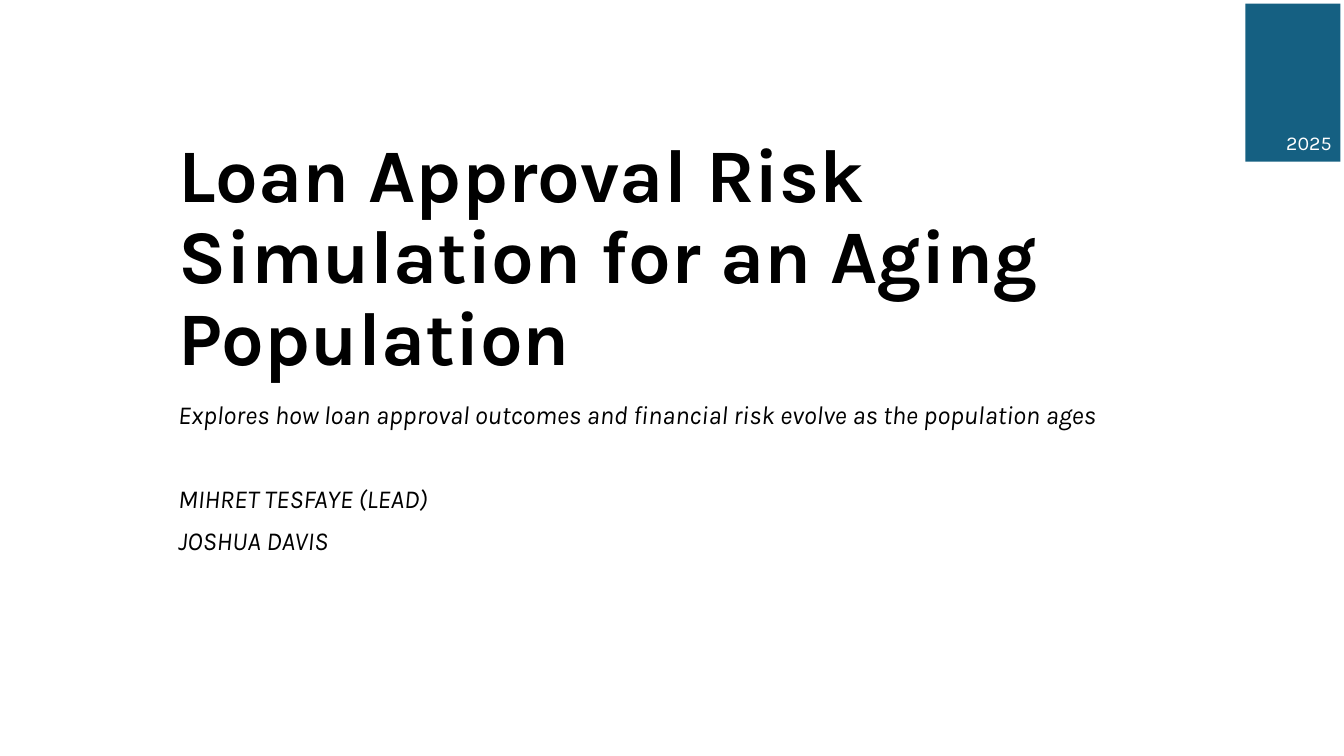
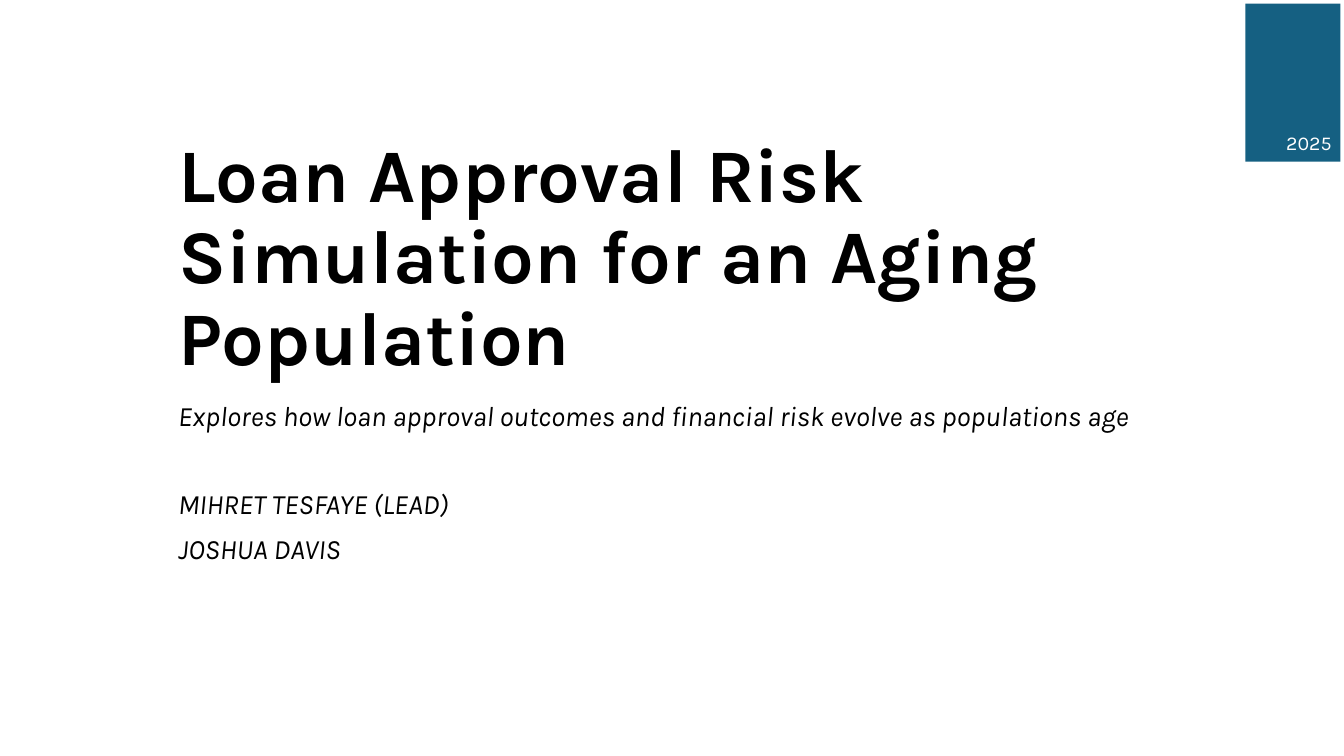
Before and after one commit to ijoshdavis/KSU-STAT-7100_MCSP, a slide deck: slide 1 of deliverables/Week 8 - Presentation.pptx. Drawn at 1344x756 pixels with LibreOffice and Linux fonts; fonts in the diff are those of the drawing. Boxes give left, top, right and bottom in pixels: in the first picture for what was removed or moved away, otherwise in the second. Text is boxed around its words. In the diff, an @@ line names an element or a change of style, - is before the commit and + after.

```diff
--- a/deliverables/Week 8 - Presentation.pptx
+++ b/deliverables/Week 8 - Presentation.pptx
@@ subtitle at box(178, 406, 1128, 433): text changed; size 18.5 to 20 pt @@
-Explores how loan approval outcomes and financial risk evolve as the population ages
+Explores how loan approval outcomes and financial risk evolve as populations age
@@ subtitle at box(178, 493, 448, 560): size 18.5 to 20 pt in "MIHRET TESFAYE (LEAD)", "JOSHUA DAVIS" @@
```
Also in this commit, not shown: 4 other slides changed, 6 slides added, 21 other files.
